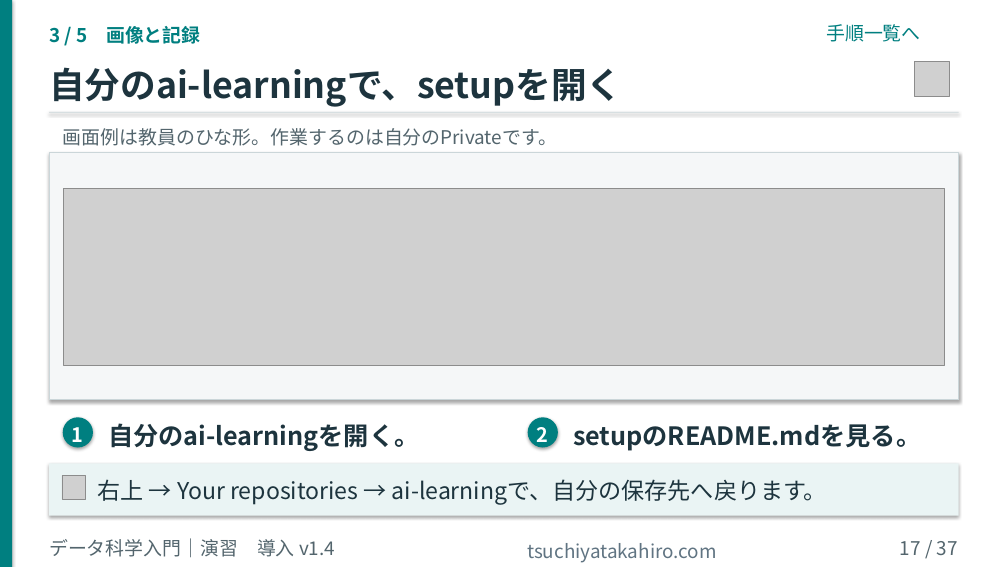
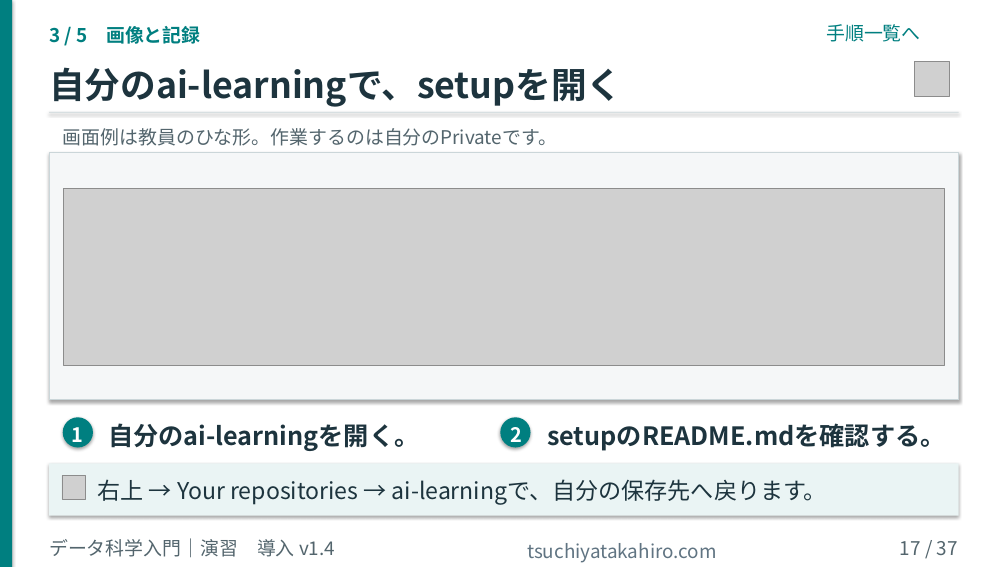
Before and after one commit to tsuchiyatakahirolab/ai-data-literacy, a slide deck: slide 17 of slides/00_Course_Setup_v1.4.pptx. Drawn at 1008x567 pixels with LibreOffice and Linux fonts; fonts in the diff are those of the drawing; grey boxes stand for pictures; background and template pictures are left out. Boxes give left, top, right and bottom in pixels: in the first picture for what was removed or moved away, otherwise in the second. Text is boxed around its words. In the diff, an @@ line names an element or a change of style, - is before the commit and + after.

```diff
--- a/slides/00_Course_Setup_v1.4.pptx
+++ b/slides/00_Course_Setup_v1.4.pptx
@@ ellipse: place and size @@
-ellipse at bbox=[528, 417, 558, 448]
+ellipse at bbox=[501, 417, 531, 448]
@@ text "2": place and size @@
-text "2" at bbox=[537, 427, 549, 448]
+text "2" at bbox=[511, 427, 523, 448]
@@ text at bbox=[547, 423, 946, 451]: text changed @@
-setupのREADME.mdを見る。
+setupのREADME.mdを確認する。
```
Also in this commit, not shown: 3 other slides changed, 11 other files.
